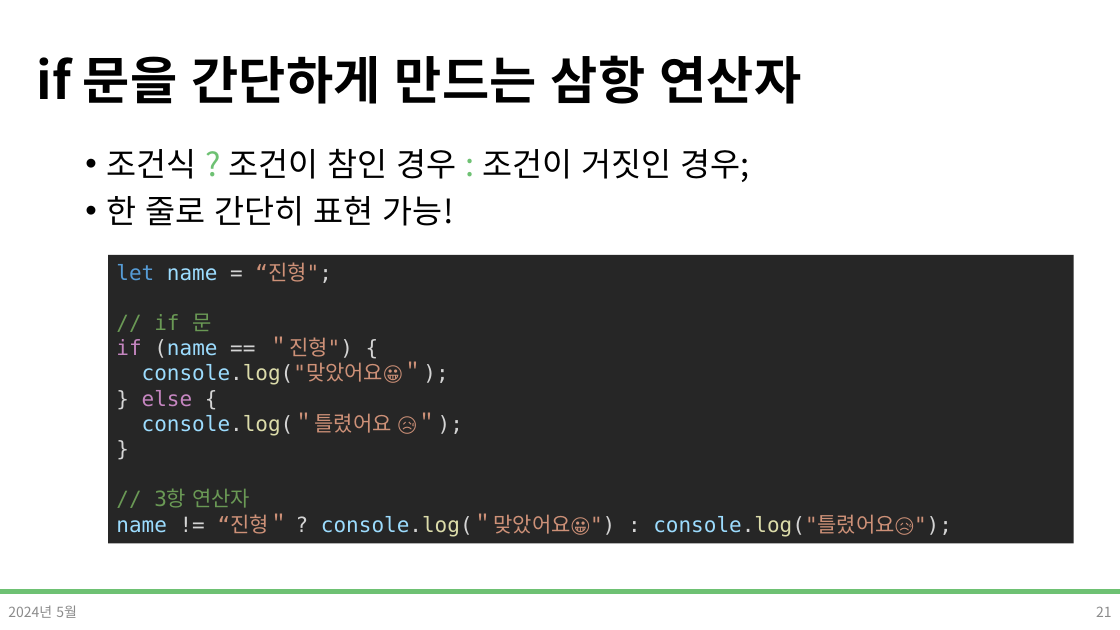
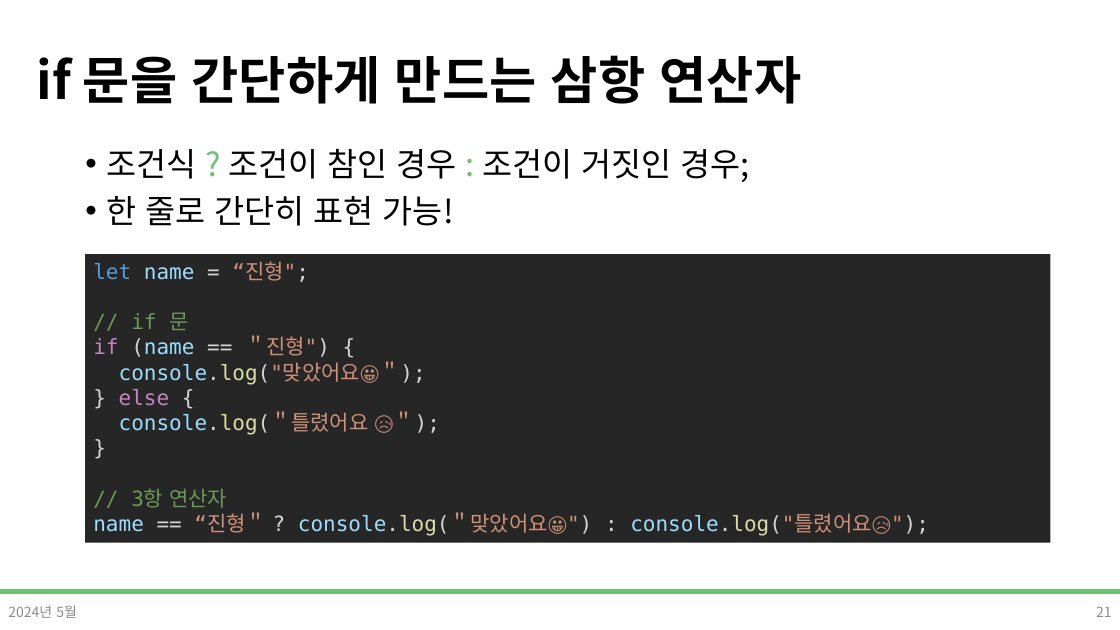
Before and after one commit to DevDamon0527/SeSAC_Yeongdeungpo_Campus_6th, a slide deck: slide 21 of material/[SeSAC_YDP_6] 04_3_Javascript.pptx. Drawn at 1120x630 pixels with LibreOffice and Linux fonts; fonts in the diff are those of the drawing; background and template pictures are left out. Boxes give left, top, right and bottom in pixels: in the first picture for what was removed or moved away, otherwise in the second. Text is boxed around its words. In the diff, an @@ line names an element or a change of style, - is before the commit and + after.

```diff
--- a/material/[SeSAC_YDP_6] 04_3_Javascript.pptx
+++ b/material/[SeSAC_YDP_6] 04_3_Javascript.pptx
@@ rectangle "let name = “진형";": place and size @@
-rectangle "let name = “진형";" at (108,255,1074,544)
+rectangle "let name = “진형";" at (85,255,1050,543)
@@ text in rectangle at (93,488,929,536): text changed @@
-// 3항 연산자
-name != “진형＂ ? console.log(＂맞았어요😀") : console.log("틀렸어요😥");
+// 3항 연산자
+name == “진형＂ ? console.log(＂맞았어요😀") : console.log("틀렸어요😥");
```
Also in this commit, not shown: 9 other slides changed, 7 other files.
